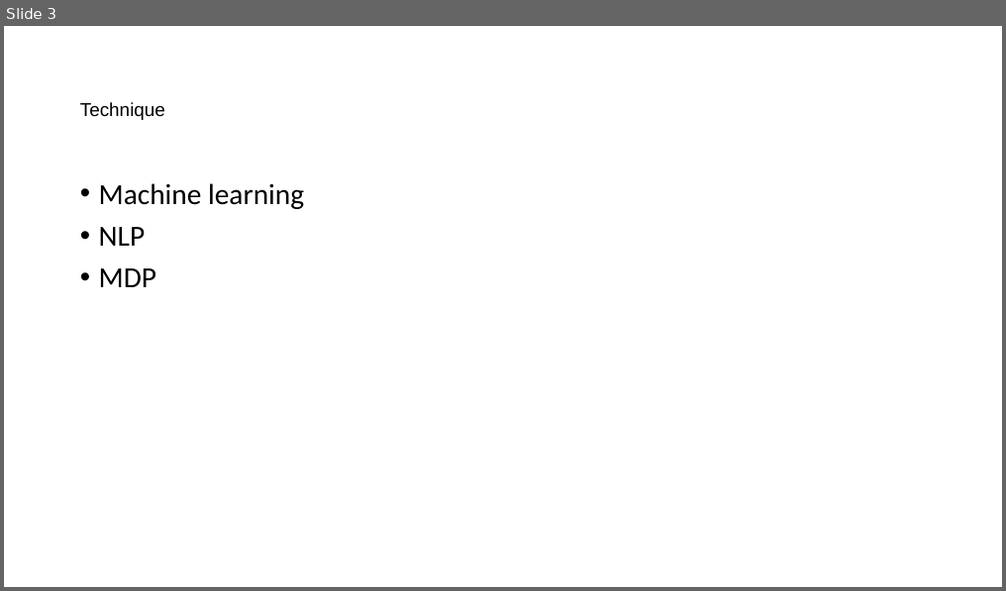
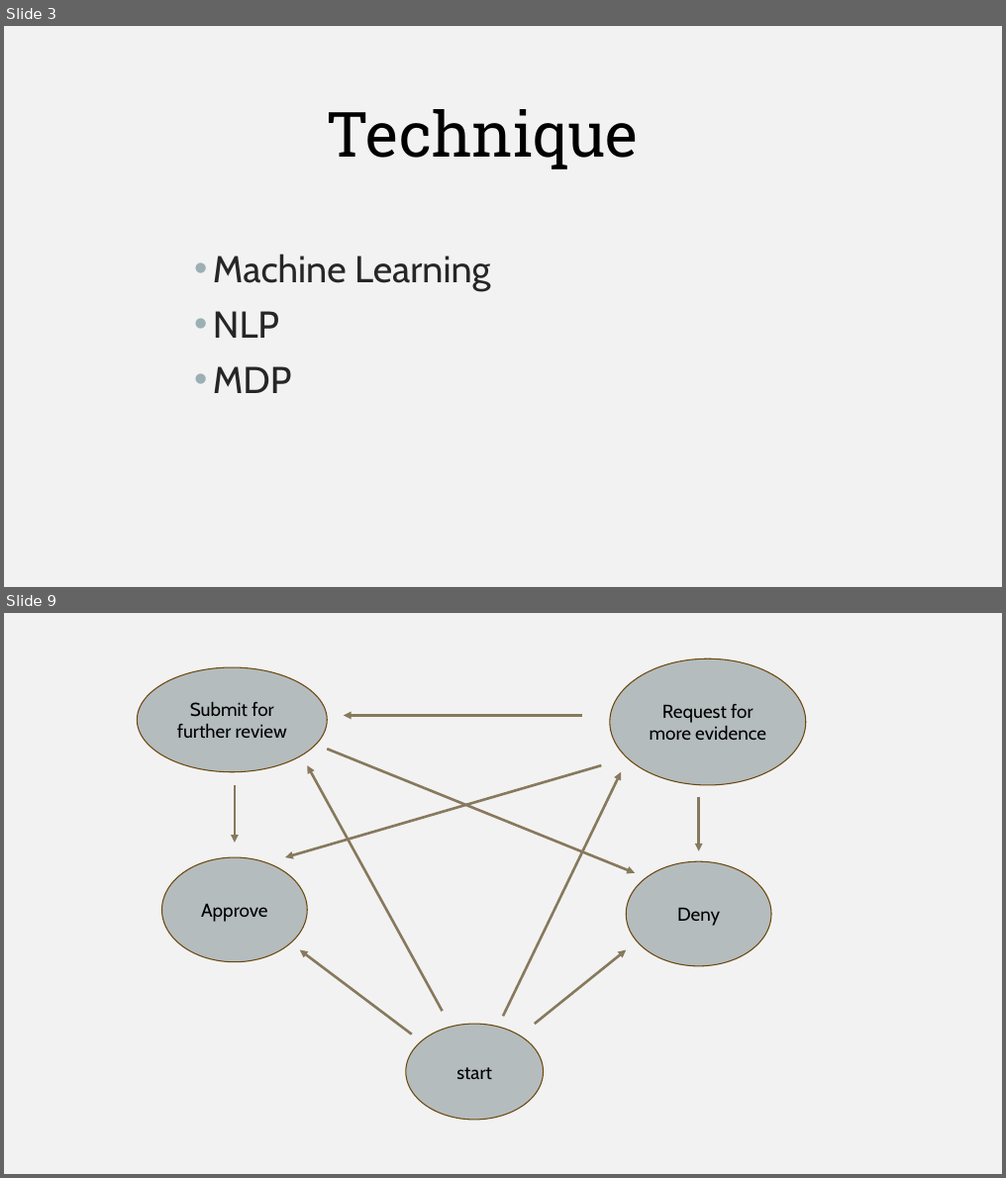
Before and after one commit to ivwangYW/5100CS_Group_Final_Project_Expense-AI, a slide deck: AI Empowered Automated Employee Expense Reimbursement Process.pptx. Shown one above the other, each under a label of ours: slide 3 before the commit, slides 3 and 9 after it; the slides between them are not shown. The pictures are 1006x591 and 1006x1178 pixels, drawn with LibreOffice and Linux fonts; fonts in the diff are those of the drawing. Boxes give left, top, right and bottom in pixels: in the first picture for what was removed or moved away, otherwise in the second. Text is boxed around its words. In the diff, an @@ line names an element or a change of style, - is before the commit and + after.

```diff
--- a/AI Empowered Automated Employee Expense Reimbursement Process.pptx
+++ b/AI Empowered Automated Employee Expense Reimbursement Process.pptx
@@ slide 9 added at bbox=[4, 613, 1002, 1174], background #F2F2F2 @@
@@ ellipse added at bbox=[138, 667, 328, 772], fill #B4BCBE, outline #6C470D 1 pt, 18 pt, text #000000 @@
+Submit for further review
@@ ellipse added at bbox=[610, 659, 806, 785], fill #B4BCBE, outline #6C470D 1 pt, 18 pt, text #000000 @@
+Request for more evidence
@@ arrow added from (583, 716) to (344, 716), #87795D 2.5 pt @@
@@ arrow added from (328, 750) to (635, 873), #87795D 2.5 pt @@
@@ arrow added from (235, 785) to (235, 843), #87795D 2.5 pt @@
@@ arrow added from (601, 765) to (285, 858), #87795D 2.5 pt @@
@@ arrow added from (442, 1011) to (307, 765), #87795D 2.5 pt @@
@@ arrow added from (503, 1017) to (621, 772), #87795D 2.5 pt @@
@@ arrow added from (699, 797) to (699, 851), #87795D 2.5 pt @@
@@ ellipse added at bbox=[162, 858, 307, 962], fill #B4BCBE, outline #6C470D 1 pt, 18 pt, text #000000 @@
+Approve
@@ ellipse added at bbox=[626, 861, 771, 966], fill #B4BCBE, outline #6C470D 1 pt, 18 pt, text #000000 @@
+Deny
@@ arrow added from (412, 1035) to (300, 950), #87795D 2.5 pt @@
@@ arrow added from (535, 1024) to (626, 950), #87795D 2.5 pt @@
@@ ellipse added at bbox=[406, 1024, 543, 1120], fill #B4BCBE, outline #6C470D 1 pt, 18 pt, text #000000 @@
+start
@@ slide 3 changed as well @@
@@ background #FFFFFF to #F2F2F2 @@
@@ text "Technique": place and size @@
-text "Technique" at bbox=[80, 102, 165, 120]
+text "Technique" at bbox=[326, 109, 637, 170]
@@ text "Technique" at bbox=[326, 109, 637, 170]: size 18 to 60 pt, font Arial to Roboto Slab; line spacing 0.9 to 1; vertical alignment middle to top @@
@@ text "Machine Learning": place and size @@
-text "Machine Learning" at bbox=[99, 183, 304, 287]
+text "Machine Learning" at bbox=[213, 254, 490, 393]
@@ text at bbox=[213, 254, 490, 291]: text changed; size 28 to 36 pt; font Calibri to Cabin; text colour #000000 to #262626 @@
-• Machine learning
+• Machine Learning
@@ text at bbox=[213, 311, 292, 393]: size 28 to 36 pt, font Calibri to Cabin, text colour #000000 to #262626 in "NLP", "MDP"; line spacing 0.9 to 1 @@
```
Also in this commit, not shown: 5 other slides changed, 5 other slides added, 1 slide removed.
